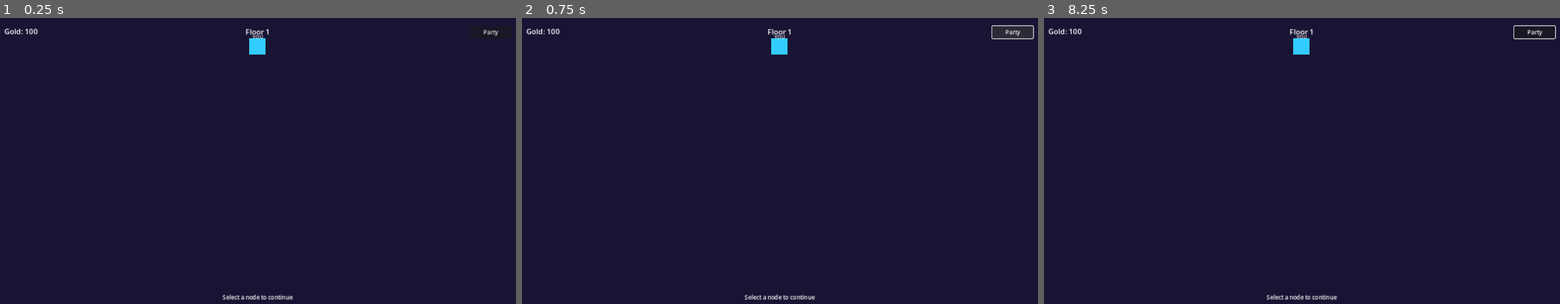
Above: before the commit, frames 1-3 (left to right).
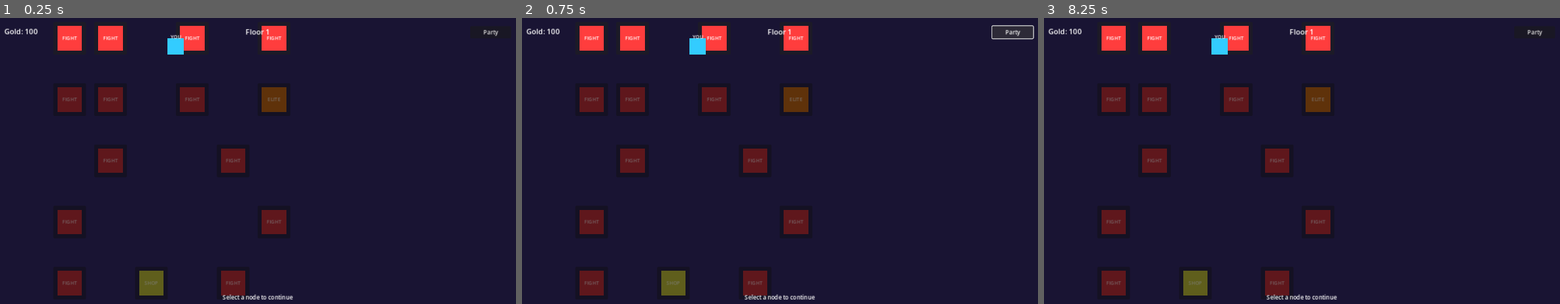
Above: after the commit, the same moments.

Repository: DaveEstey/als-tavern
Game: Godot game, scene res://scenes/map/map_scene.tscn
The game is run twice, just before and just after one commit, with the same random seed, the same clock (stepped at 60 frames per second) and the same inputs. This scene is started directly instead of the project's main scene.
Inputs (mouse positions are in pixels of both pictures, inside the frame that each line leads up to):
- Up to frame 1 (0.25 s): no input
- Up to frame 2 (0.75 s): click "Party" at 0.5 s
- Up to frame 3 (8.25 s): click "Party" at 1.25 s; click "Party" at 2 s; tap Enter at 2.75, 4.25, 5.75 s; move the mouse to (1415, 149) at 2.77 s; click (1415, 149) at 2.92 s; tap Space at 3.5, 5, 6.5 s; drag from (1198, 181) to (1276, 223) at 3.52 s; move the mouse to (1353, 100) at 4.27 s; click (1353, 100) at 4.42 s; drag from (1276, 223) to (1147, 120) at 5.02 s; move the mouse to (1456, 209) at 5.77 s; click (1456, 209) at 5.92 s; drag from (1147, 120) to (1224, 92) at 6.52 s; move the mouse to (1327, 163) at 7.27 s; click (1327, 163) at 7.42 s; drag from (1224, 92) to (1198, 181) at 8.02 s

The runs differ from the first frame. In frame 1, 6.5% of the frame differs, in the area x 11-56%, y 2-98%; in frame 2, 6.5%; in frame 3, 6.6%, in the area x 11-100%, y 2-98%.

Commit message:
Fix map node connections and positioning to match generator
Map generator creates nodes with "connections" field and "position" (Vector2i),
but map scene was looking for "connected_to" and layer-based positioning.

Fixes:
1. update_available_nodes(): Use "connections" field instead of "connected_to"
2. create_node_ui(): Use "position" (Vector2i) for grid-based positioning
   instead of layer/layer_position fields
3. _find_starting_node(): Find node at row 0 (position.y == 0) instead of
   looking for type "start" which doesn't exist

This resolves the issue where 0 nodes were available despite 57 being generated.
Players can now click on connected nodes to progress through the map.

Diff:
--- a/scripts/map/map_scene.gd
+++ b/scripts/map/map_scene.gd
@@ -163,15 +163,13 @@
 	node_ui.custom_minimum_size = NODE_SIZE
 	node_ui.size = NODE_SIZE
 
-	# Position based on layer and position in layer
-	var layer: int = node_data.get("layer", 0)
-	var layer_position: int = node_data.get("layer_position", 0)
-	var nodes_in_layer: int = node_data.get("nodes_in_layer", 1)
-
-	# Calculate position (centered in layer)
-	var x_offset = (node_grid.size.x / 2.0) - ((nodes_in_layer - 1) * NODE_SPACING / 2.0)
-	var x_pos = x_offset + (layer_position * NODE_SPACING)
-	var y_pos = 100.0 + (layer * LAYER_SPACING)
+	# Position based on grid coordinates from map generator
+	# position is a Vector2i where x = column, y = row
+	var grid_pos: Vector2i = node_data.get("position", Vector2i(0, 0))
+
+	# Calculate visual position
+	var x_pos = 100.0 + (grid_pos.x * NODE_SPACING)
+	var y_pos = 100.0 + (grid_pos.y * LAYER_SPACING)
 
 	node_ui.position = Vector2(x_pos, y_pos)
 
@@ -354,8 +352,8 @@
 	if current_node.is_empty():
 		return
 
-	# Get connected nodes
-	var connected_ids: Array = current_node.get("connected_to", [])
+	# Get connected nodes (using "connections" field from map generator)
+	var connected_ids: Array = current_node.get("connections", [])
 	available_nodes.assign(connected_ids)
 
 	# Update visual state of all nodes
@@ -630,9 +628,14 @@
 
 ## Find the starting node ID
 func _find_starting_node() -> int:
+	# Find the node at row 0 (starting position)
 	for node in current_map:
-		if node.get("type", "") == "start":
+		var pos: Vector2i = node.get("position", Vector2i(0, 0))
+		if pos.y == 0:
 			return node.get("id", 0)
+	# Fallback: return first node if no row 0 found
+	if not current_map.is_empty():
+		return current_map[0].get("id", 0)
 	return 0
 
 
